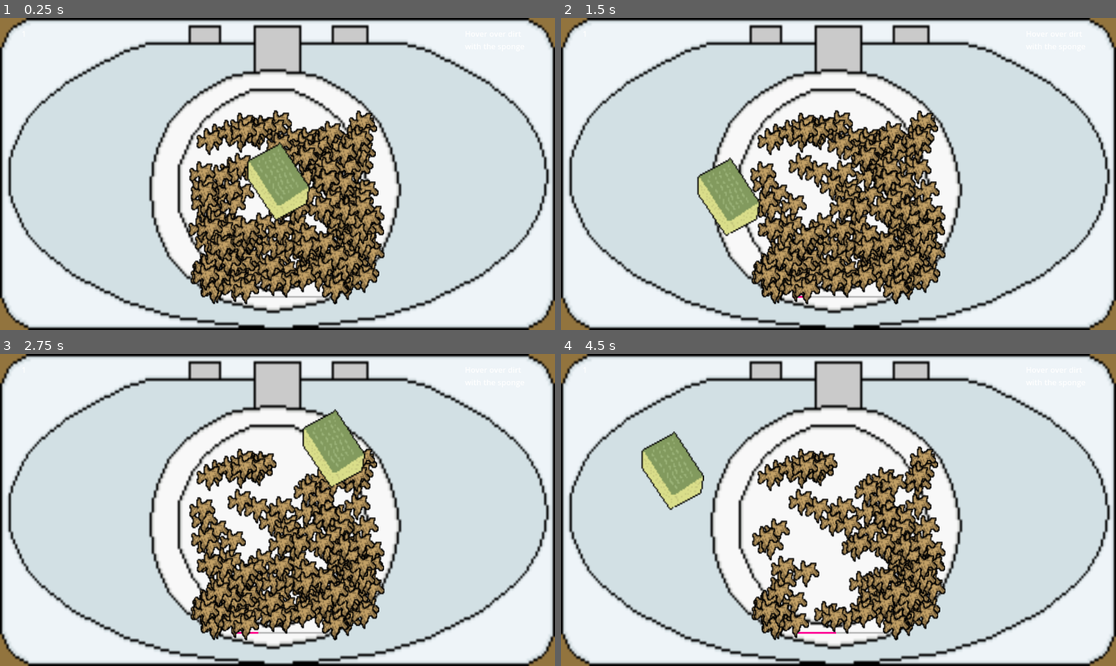
Above: before the commit, frames 1-4 (two rows, left to right).
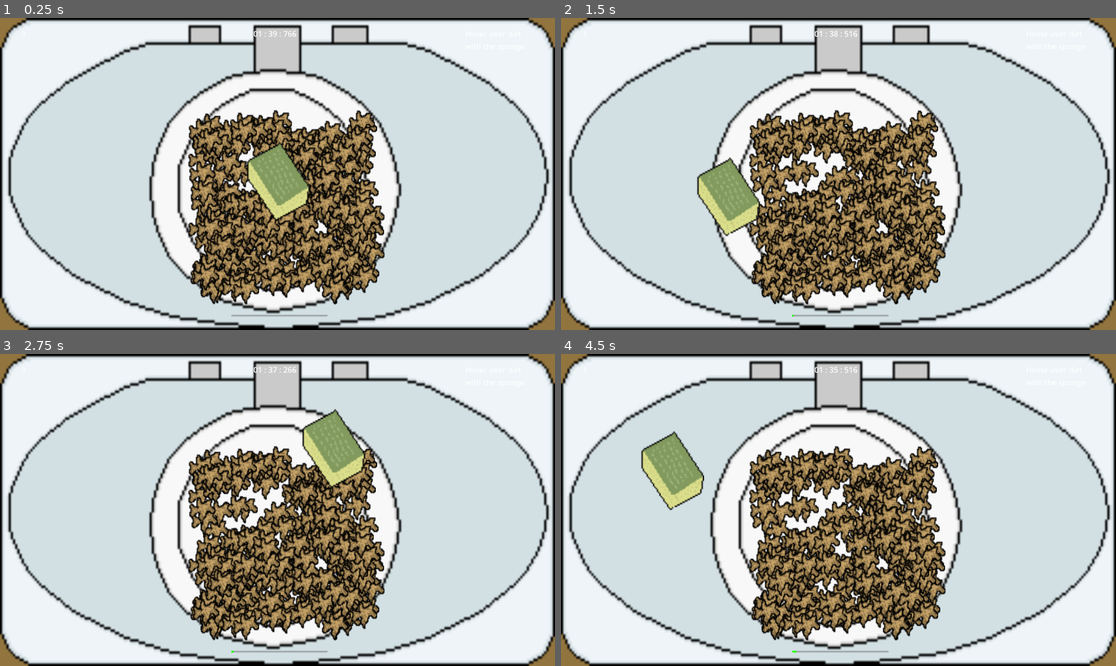
Above: after the commit, the same moments.

Repository: Warreign/fortune-favors-the-bold
Game: Godot game, scene res://Scenes/HairGroom.tscn
Same seed, same stepped clock (60 frames per second), same inputs: the game is played once before the commit and once after it. The project has no main scene, so this scene is started directly.
Inputs (mouse positions are in pixels of both pictures, inside the frame that each line leads up to):
- Up to frame 1 (0.25 s): no input
- Up to frame 2 (1.5 s): tap Enter at 0.5 s; move the mouse to (960, 158) at 0.52 s; tap Space at 1.25 s; move the mouse to (727, 189) at 1.27 s
- Up to frame 3 (2.75 s): tap Enter at 2 s; move the mouse to (333, 441) at 2.02 s
- Up to frame 4 (4.5 s): tap Space at 2.75, 4.25 s; move the mouse to (810, 572) at 2.77 s; tap Enter at 3.5 s; move the mouse to (1005, 556) at 3.52 s; move the mouse to (672, 463) at 4.27 s

The runs differ from the first frame. In frame 1, 3.4% of the frame differs, in the area x 33-61%, y 4-96%; in frame 2, 6.1%; in frame 3, 6.9%; in frame 4, 9.8%, in the area x 33-69%, y 4-96%.

Commit message:
added timer and fixed loading bar color

Diff:
--- a/Scenes/HairGroom.tscn
+++ b/Scenes/HairGroom.tscn
@@ -8,7 +8,7 @@
 [ext_resource type="Texture2D" uid="uid://b3yvrtrvg4o2m" path="res://Sprites/WashGame/Sponge.png" id="6_n14uh"]
 
 [sub_resource type="RectangleShape2D" id="RectangleShape2D_twggc"]
-size = Vector2(81.5586, 117.473)
+size = Vector2(81.5586, 35.125847)
 
 [node name="HairGroom" type="Node2D"]
 
@@ -36,10 +36,10 @@
 anchor_top = 0.5
 anchor_right = 0.5
 anchor_bottom = 0.5
-offset_left = 481.0
-offset_top = 546.0
-offset_right = 681.0
-offset_bottom = 616.0
+offset_left = 480.0
+offset_top = 585.0
+offset_right = 680.0
+offset_bottom = 655.0
 grow_horizontal = 2
 grow_vertical = 2
 alignment = 1
@@ -74,6 +74,13 @@
 text = "Timeout"
 horizontal_alignment = 1
 
+[node name="ClockLabel" type="Label" parent="CenterContainer/Control"]
+layout_mode = 0
+offset_left = 46.0
+offset_top = -603.0
+offset_right = 146.0
+offset_bottom = -580.0
+
 [node name="ReferenceRect" type="ReferenceRect" parent="."]
 offset_left = 388.0
 offset_top = 180.0
@@ -84,10 +91,9 @@
 [node name="HairSpawner" type="Node" parent="."]
 script = ExtResource("1_hivxq")
 hair_prefab = ExtResource("4_3xqlg")
-CHANCE = 70
 
 [node name="ThinkTimer" type="Timer" parent="HairSpawner"]
-wait_time = 10.0
+wait_time = 100.0
 autostart = true
 
 [node name="CorrectTimer" type="Timer" parent="HairSpawner"]
@@ -132,7 +138,7 @@
 color = Color(0.992157, 0.992157, 0.227451, 1)
 
 [node name="CollisionShape2D" type="CollisionShape2D" parent="Shaver"]
-position = Vector2(366, 205.00002)
+position = Vector2(350.00003, 183.00003)
 rotation = -0.528221
 shape = SubResource("RectangleShape2D_twggc")
 
--- a/Scripts/hair_spawner.gd
+++ b/Scripts/hair_spawner.gd
@@ -10,6 +10,9 @@
 var colorRed = Color("ff0000")
 var colorOrange = Color("e8680f")
 var colorGreen = Color("00ff00")
+
+# inspiration for timer: https://www.youtube.com/watch?v=HrBjzSqEpwE
+var clock_format = "%02d : %02d : %02d"
 
 var hair_list: Array[Node]
 var hair_num = 0
@@ -28,6 +31,7 @@
 
 	$"../CenterContainer/ProgressBar".max_value = $ThinkTimer.wait_time
 
+	$"../CenterContainer/Control/ClockLabel".text = clock_format % [60, 0, 0]
 	hair_num = HAIR_NUMBER
 	spawn_hairs(hair_num)
 
@@ -43,8 +47,15 @@
 		$ThinkTimer.start()
 		current_iteration += 1
 
+
 	var wt = $ThinkTimer.wait_time
 	var tl = $ThinkTimer.time_left
+
+	var msec = fmod(tl, 1) * 1000
+	var sec = fmod(tl, 60)
+	var minit = tl / 60
+
+	$"../CenterContainer/Control/ClockLabel".text = clock_format % [minit, sec, msec]
 
 	$"../CenterContainer/ProgressBar".value = wt - tl
 
@@ -53,7 +64,7 @@
 		sb.bg_color = colorOrange.lerp(colorRed, ((wt/2-tl)/(wt/2)))
 	else:
 		#green
-		sb.bg_color = colorGreen.lerp(colorOrange, wt/2 - ((tl-(wt/2))/(wt/2)))
+		sb.bg_color = colorGreen.lerp(colorOrange, ((wt-tl)/(wt/2)))
 
 	if current_iteration > MAX_ITERATION:
 		pass
